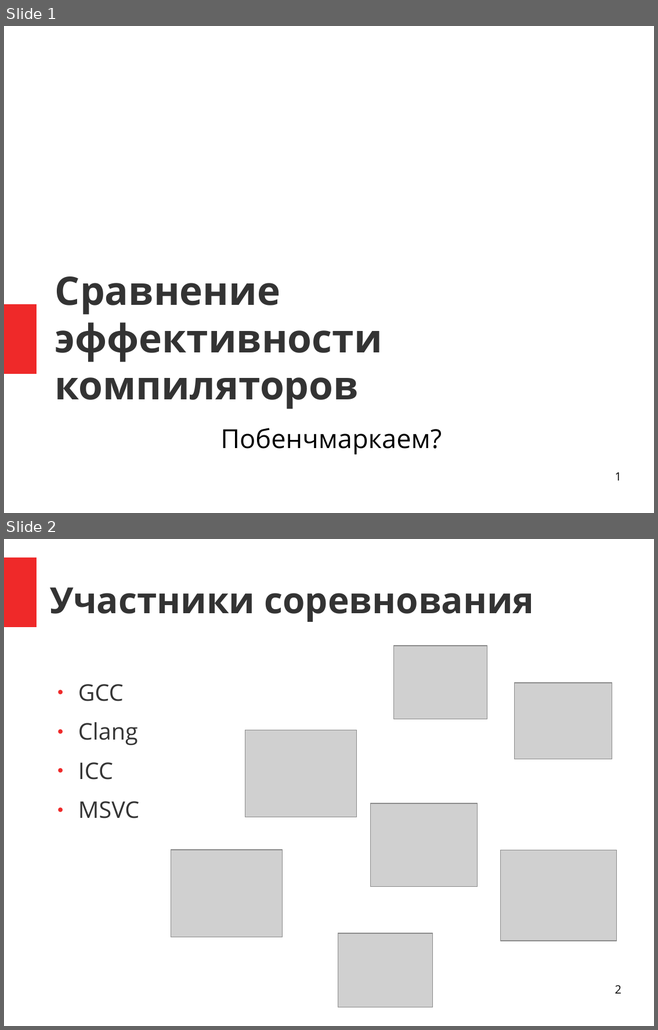
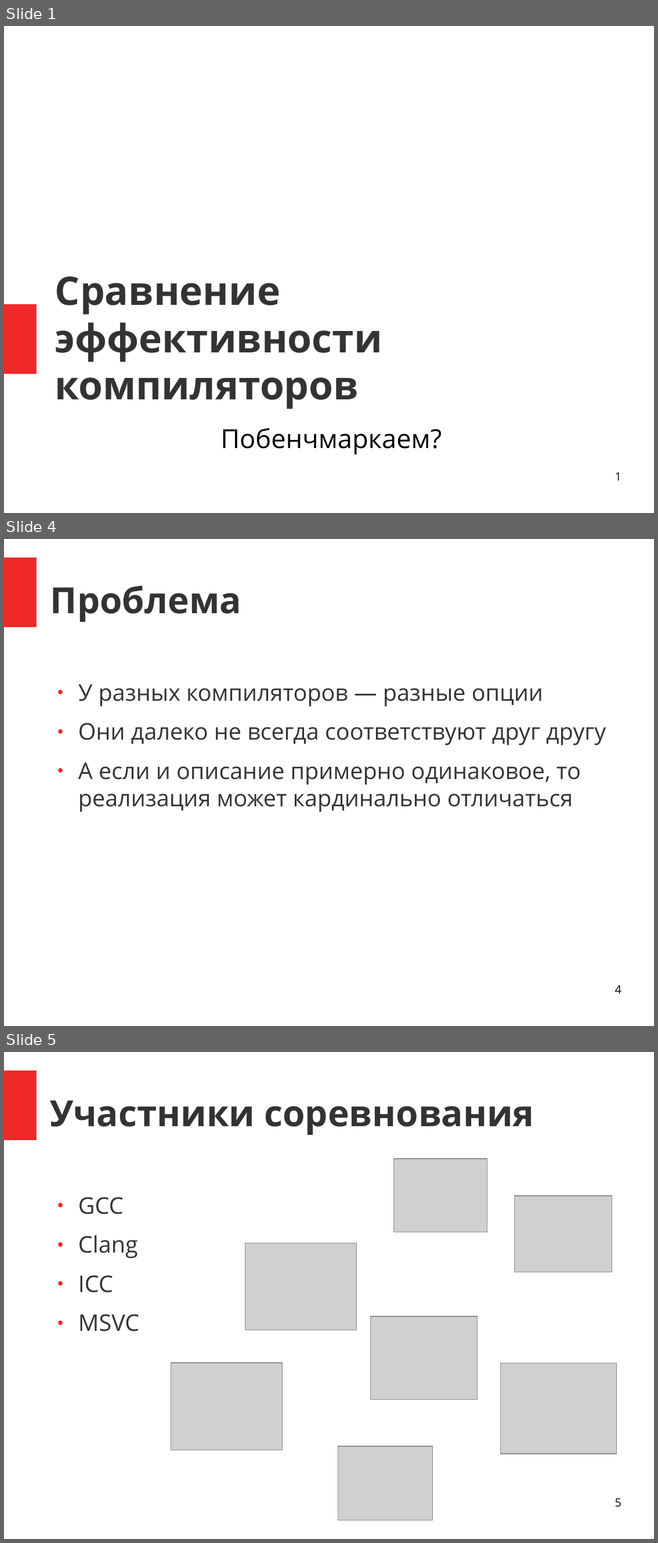
Before and after one commit to zamazan4ik/ConfsANDProps, a slide deck: Conferences/CppNizhniyNovg2017/Compiler benchmark.odp. Shown one above the other, each under a label of ours: slides 1 and 2 before the commit, slides 1, 4 and 5 after it; the slides between them are not shown. The pictures are 658x1030 and 658x1543 pixels, drawn with LibreOffice and Linux fonts; fonts in the diff are those of the drawing; grey boxes stand for pictures. Boxes give left, top, right and bottom in pixels: in the first picture for what was removed or moved away, otherwise in the second. Text is boxed around its words. In the diff, an @@ line names an element or a change of style, - is before the commit and + after.

```diff
--- a/Conferences/CppNizhniyNovg2017/Compiler benchmark.odp
+++ b/Conferences/CppNizhniyNovg2017/Compiler benchmark.odp
@@ slide 4 added at [4, 539, 654, 1026], background #FFFFFF; not listed: 1 template element that a slide beside it also shows @@
@@ title added at [50, 585, 241, 622], 44 pt, text #333333, bold @@
+Проблема
@@ text added at [78, 684, 605, 812], 28 pt, text #333333 @@
+● У разных компиляторов — разные опции
+● Они далеко не всегда соответствуют друг другу
+● А если и описание примерно одинаковое, то реализация может кардинально отличаться
@@ page number added at [615, 985, 621, 994], 14 pt, text #000000 @@
+4
@@ what was slide 2 is now slide 5 @@
@@ page number at [615, 1499, 621, 1507]: text changed @@
-2
+5
```
Also in this commit, not shown: 4 slides changed, 19 other slides added, 6 slides removed, 1 other file.
